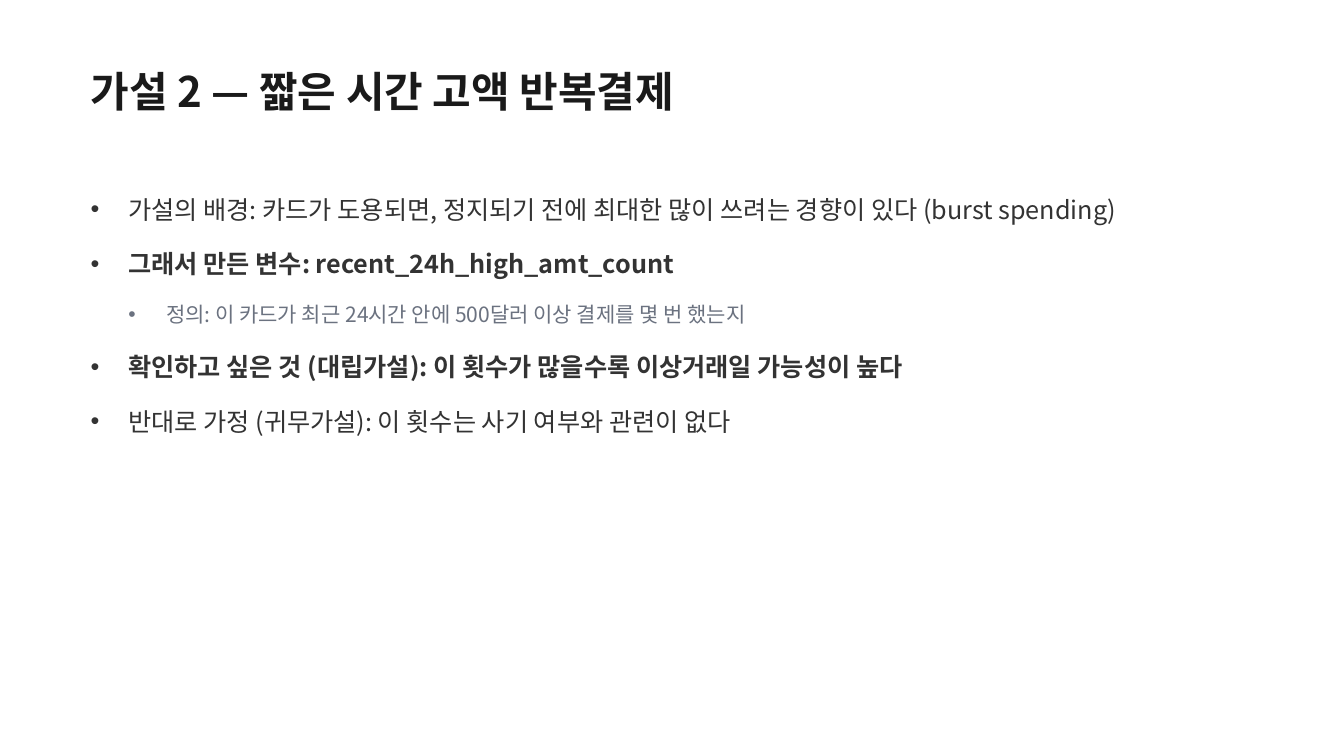
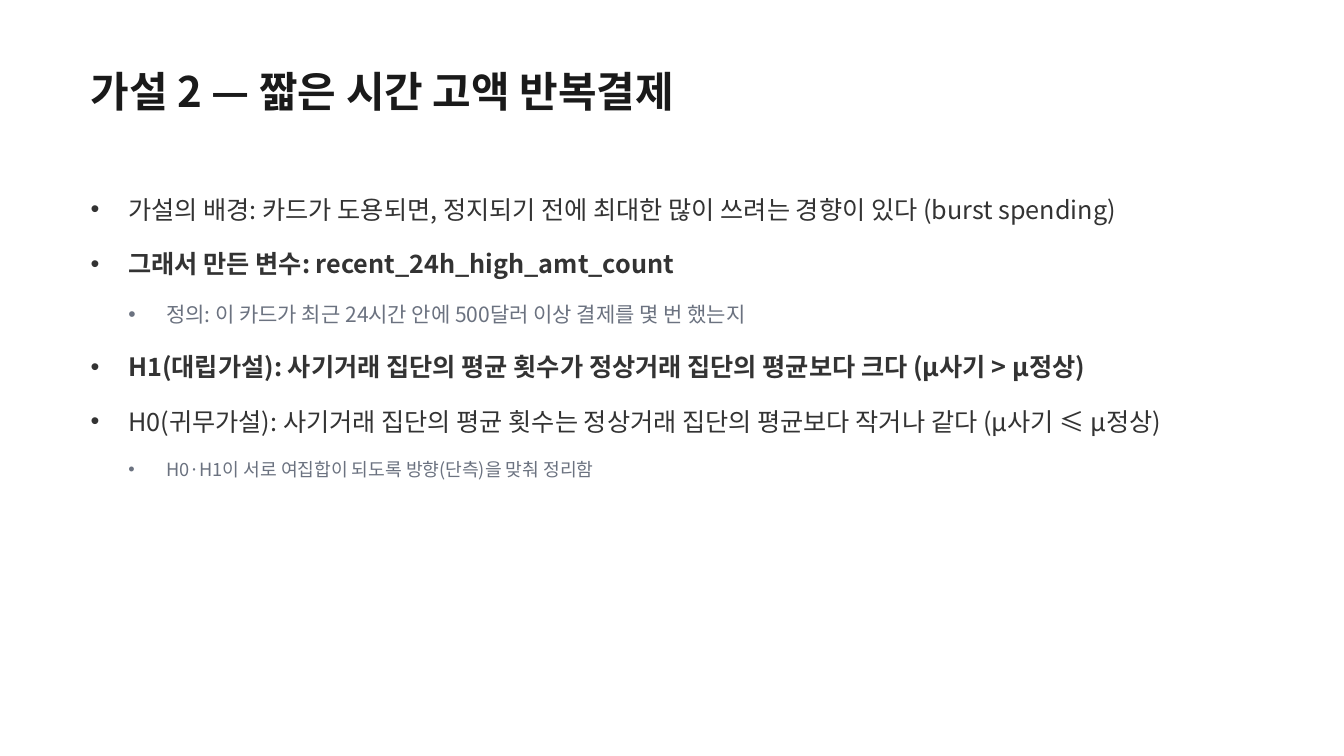
Before and after one commit to dayomschool/BDAI, a slide deck: slide 5 of 가설검정_최종변수선정_다영.pptx. Drawn at 1344x756 pixels with LibreOffice and Linux fonts; fonts in the diff are those of the drawing. Boxes give left, top, right and bottom in pixels: in the first picture for what was removed or moved away, otherwise in the second. Text is boxed around its words. In the diff, an @@ line names an element or a change of style, - is before the commit and + after.

Commit message:
EDA 노트북, 가설검정 노트북/PPT 업데이트

```diff
--- a/가설검정_최종변수선정_다영.pptx
+++ b/가설검정_최종변수선정_다영.pptx
@@ text at (128,354,1161,480): text changed; bold off @@
-• 확인하고 싶은 것 (대립가설): 이 횟수가 많을수록 이상거래일 가능성이 높다
-• 반대로 가정 (귀무가설): 이 횟수는 사기 여부와 관련이 없다
+• H1(대립가설): 사기거래 집단의 평균 횟수가 정상거래 집단의 평균보다 크다 (μ사기 > μ정상)
+• H0(귀무가설): 사기거래 집단의 평균 횟수는 정상거래 집단의 평균보다 작거나 같다 (μ사기 ≤ μ정상)
+  • H0·H1이 서로 여집합이 되도록 방향(단측)을 맞춰 정리함
```
Also in this commit, not shown: 5 other slides changed, 2 other files.
